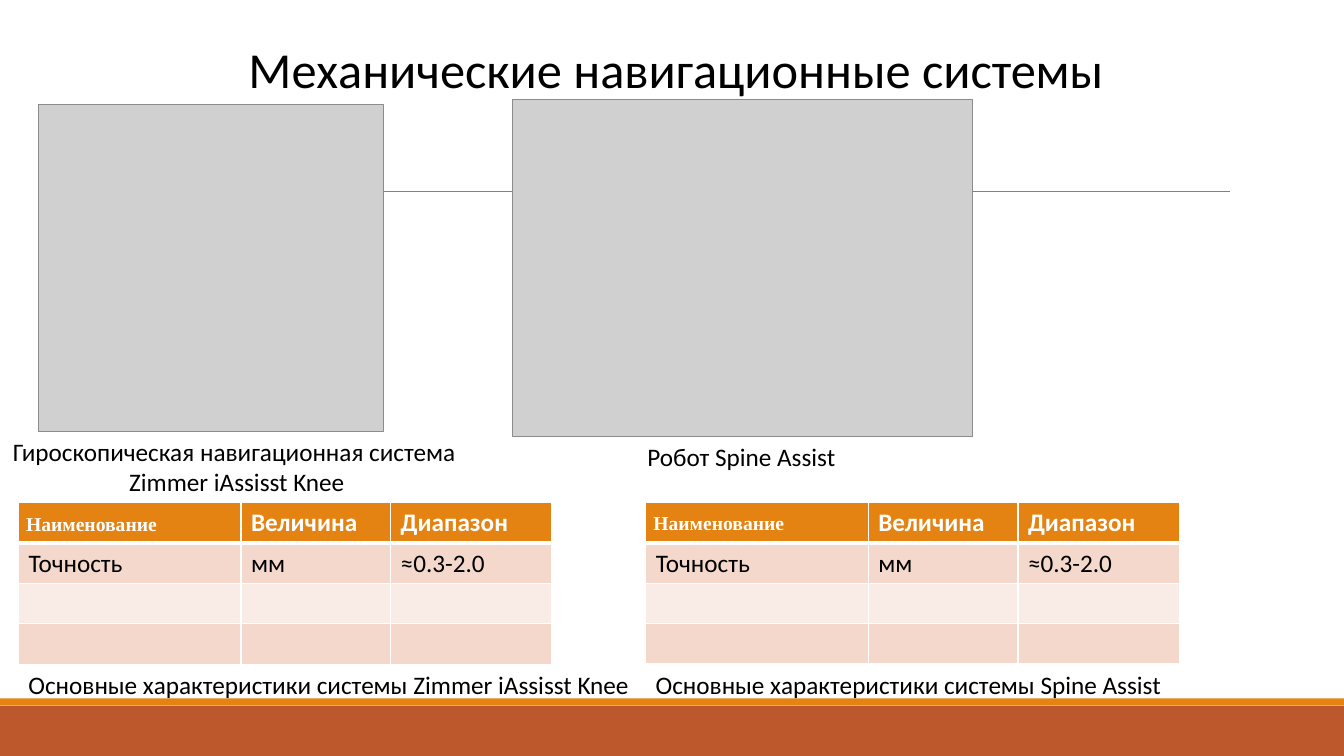
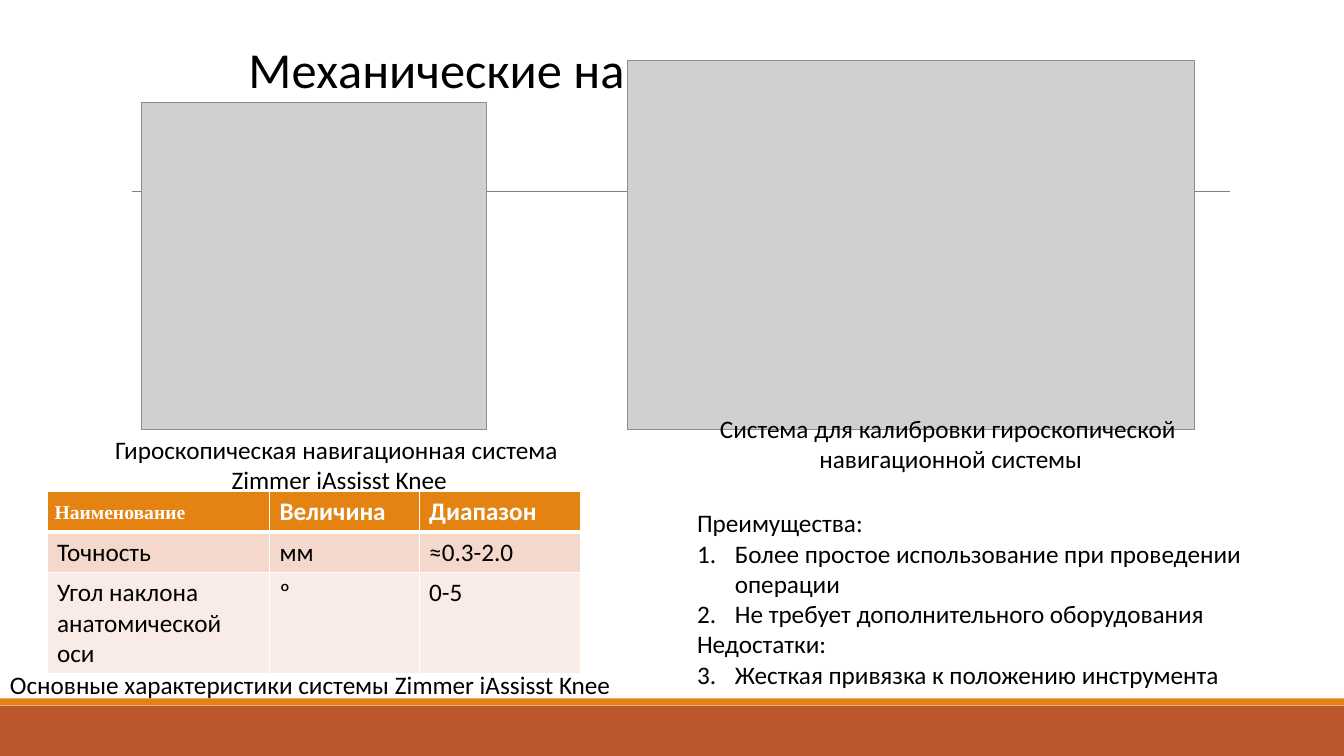
Before and after one commit to vladimirshilyaev/rk9students, a slide deck: slide 12 of doc/Ramzhaev/Presentation.pptx (slide 8 before the commit). Drawn at 1344x756 pixels with LibreOffice and Linux fonts; fonts in the diff are those of the drawing; grey boxes stand for pictures. Boxes give left, top, right and bottom in pixels: in the first picture for what was removed or moved away, otherwise in the second. Text is boxed around its words. In the diff, an @@ line names an element or a change of style, - is before the commit and + after.

```diff
--- a/doc/Ramzhaev/Presentation.pptx
+++ b/doc/Ramzhaev/Presentation.pptx
@@ picture added at (627,60,1195,430) @@
@@ picture: place and size @@
-picture at (38,105,383,432)
+picture at (141,103,486,430)
@@ picture removed at (512,100,973,437) @@
@@ text "Гироскопическая навигационная система" rewrapped from (13,444,455,492) to (115,442,558,496) @@
@@ text removed at (647,448,835,470) @@
-Робот Spine Assist
@@ text added at (720,421,1176,472), 18 pt, text #000000 @@
+Система для калибровки гироскопической
+навигационной системы
@@ table at (47,492,581,674) @@
-row 3:  |  | 
-row 4:  |  | 
+row 3: Угол наклона анатомической оси | º | 0-5
@@ table: place and size @@
-table at (18,503,552,664)
+table at (47,492,581,674)
@@ table removed at (646,503,1180,664), 4 rows, 3 columns @@
-Наименование | Величина | Диапазон
-Точность | мм | ≈0.3-2.0
- |  | 
- |  | 
@@ text added at (697,515,1241,688), 18 pt, text #000000 @@
+Преимущества:
+1. Более простое использование при проведении операции
+2. Не требует дополнительного оборудования
+Недостатки:
+1. Жесткая привязка к положению инструмента
@@ text "Основные характеристики системы Zimmer iAssisst ...": place and size @@
-text "Основные характеристики системы Zimmer iAssisst ..." at (28,676,629,700)
+text "Основные характеристики системы Zimmer iAssisst ..." at (10,676,610,700)
@@ text removed at (656,676,1161,700) @@
-Основные характеристики системы Spine Assist
```
Also in this commit, not shown: 7 other slides changed, 4 slides added, 1 slide removed, 7 other files.
